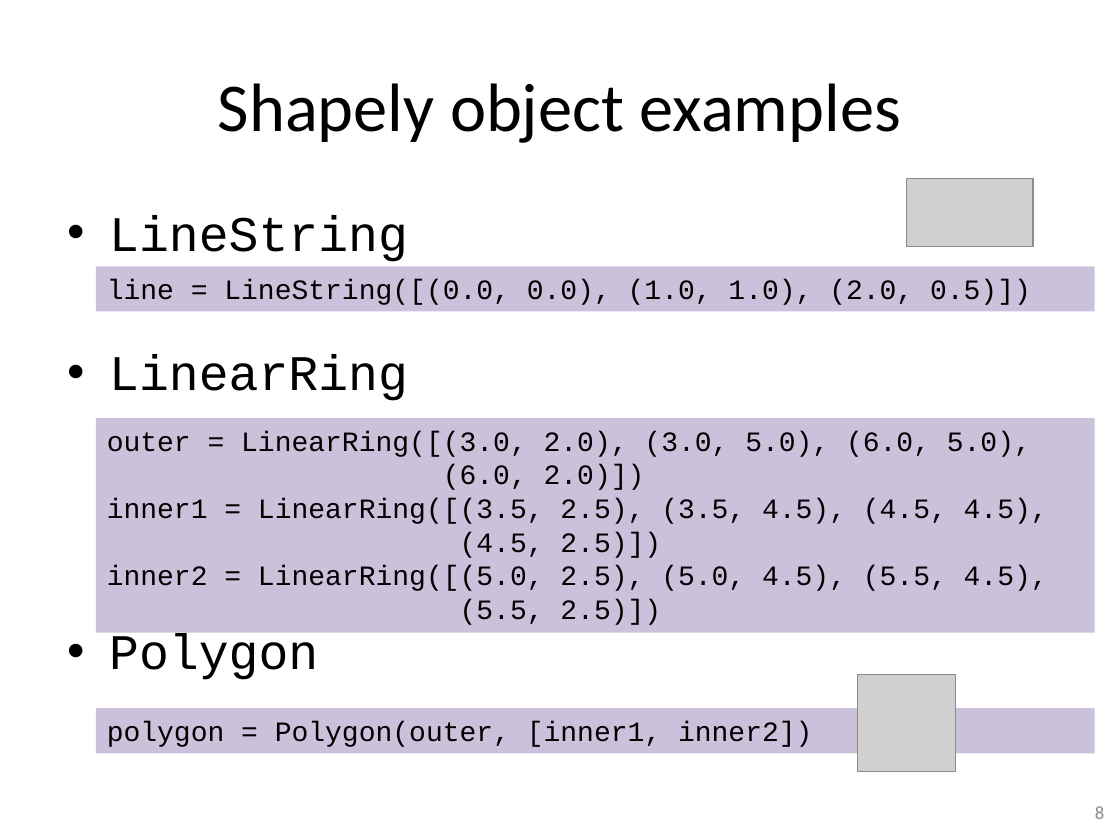
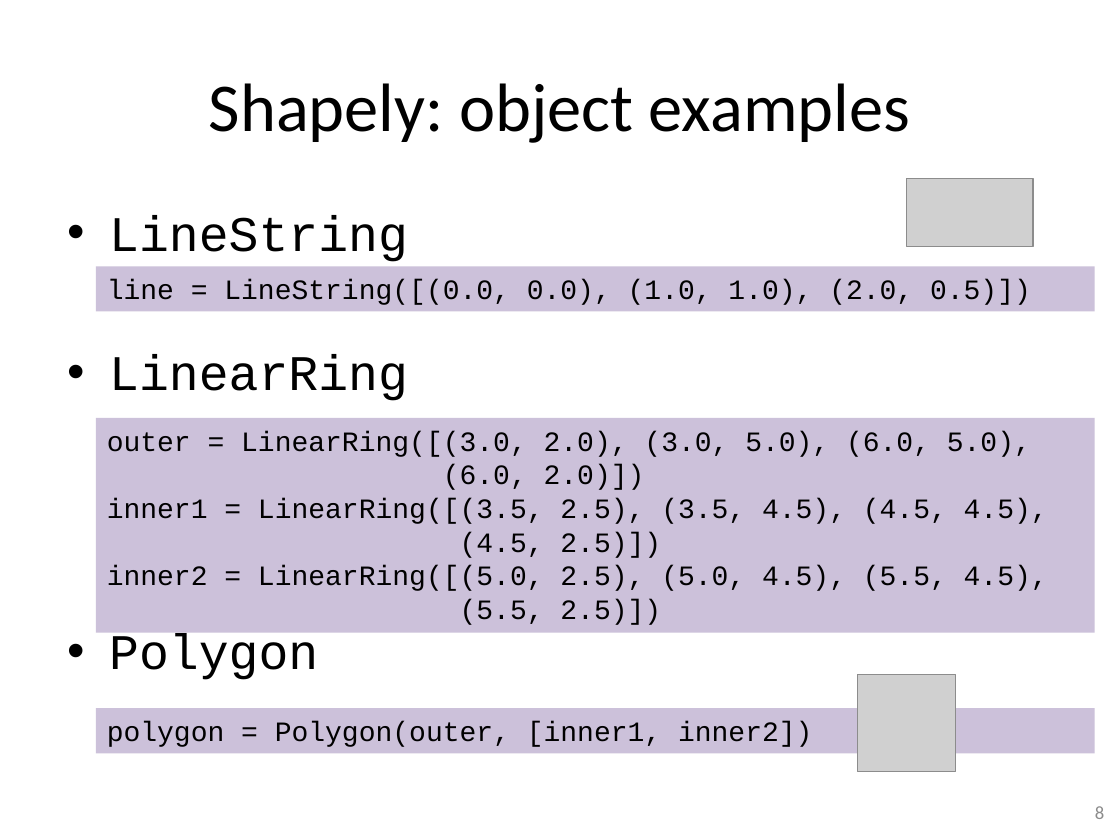
Before and after one commit to gjbex/training-material, a slide deck: slide 8 of Python/python_gis.pptx. Drawn at 1120x840 pixels with LibreOffice and Linux fonts; fonts in the diff are those of the drawing; grey boxes stand for pictures. Boxes give left, top, right and bottom in pixels: in the first picture for what was removed or moved away, otherwise in the second. Text is boxed around its words. In the diff, an @@ line names an element or a change of style, - is before the commit and + after.

Commit message:
Add slide on Shapely buffer

```diff
--- a/Python/python_gis.pptx
+++ b/Python/python_gis.pptx
@@ title at box(209, 83, 910, 143): text changed @@
-Shapely object examples
+Shapely: object examples
```
Also in this commit, not shown: 3 other slides changed, 1 slide added.
